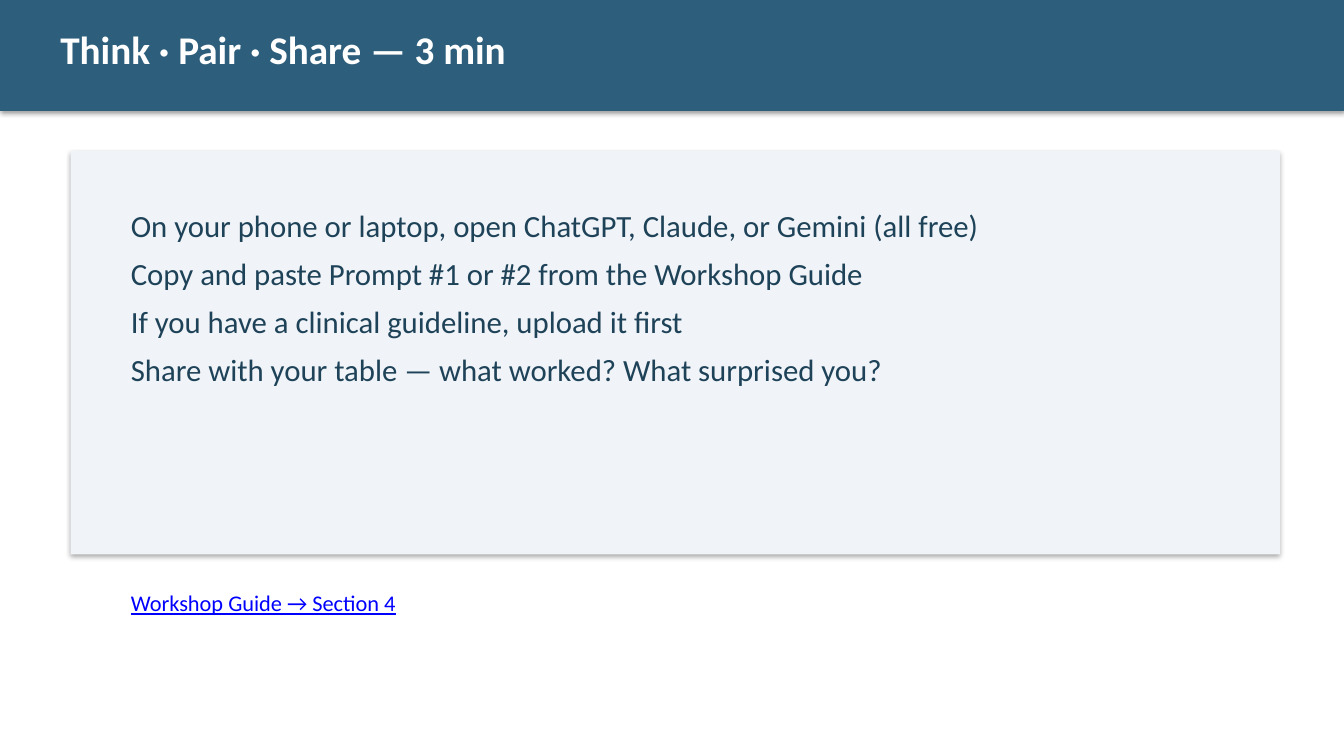
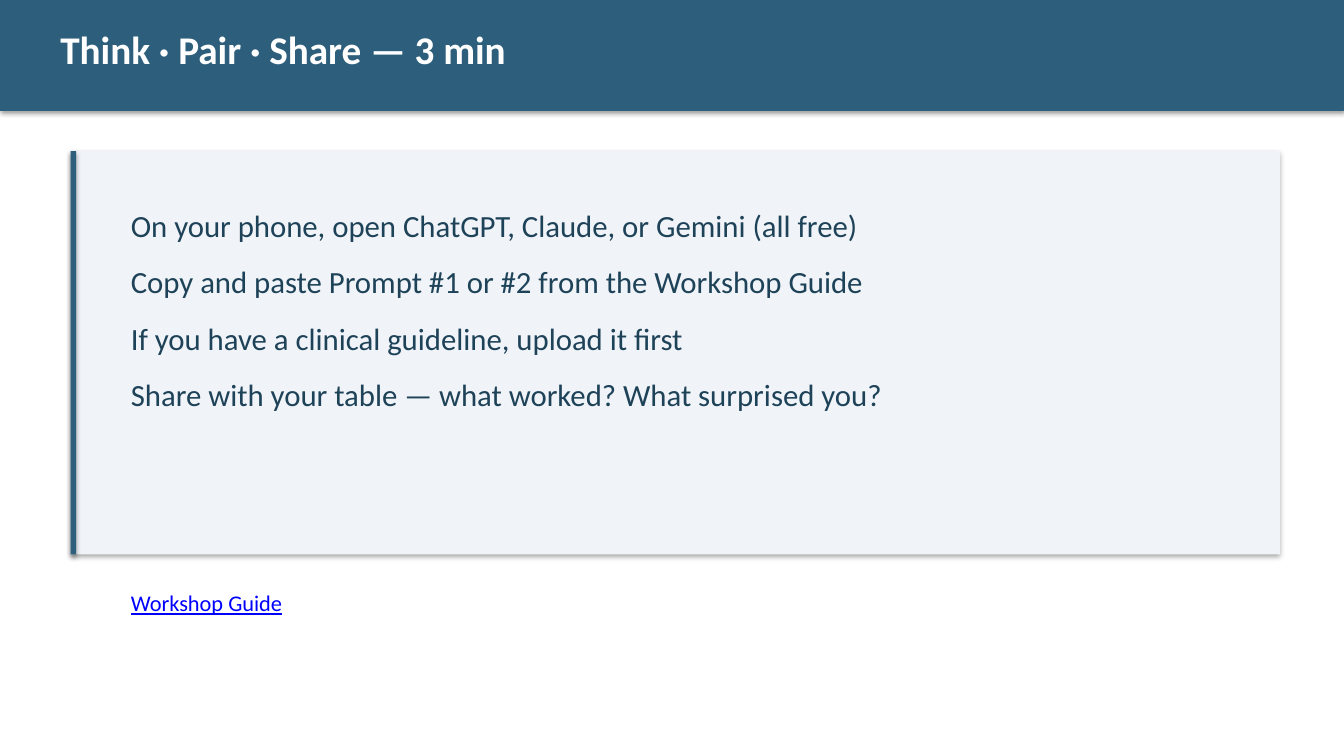
Before and after one commit to diana-brewer/digital-learning-unlocked, a slide deck: slide 16 of Digital Learning Unlocked - Slide Deck.pptx. Drawn at 1344x756 pixels with LibreOffice and Linux fonts; fonts in the diff are those of the drawing. Boxes give left, top, right and bottom in pixels: in the first picture for what was removed or moved away, otherwise in the second. Text is boxed around its words. In the diff, an @@ line names an element or a change of style, - is before the commit and + after.

Commit message:
Restyle slide deck with tables, callouts, and colored cards matching HTML design

```diff
--- a/Digital Learning Unlocked - Slide Deck.pptx
+++ b/Digital Learning Unlocked - Slide Deck.pptx
@@ rectangle added at (71,151,77,555), fill #2D5F7C @@
@@ text at (131,214,858,242): text changed @@
-On your phone or laptop, open ChatGPT, Claude, or Gemini (all free)
+On your phone, open ChatGPT, Claude, or Gemini (all free)
@@ text at (131,271,881,411): more space between paragraphs @@
@@ text at (131,595,282,615): text changed @@
-Workshop Guide → Section 4
+Workshop Guide
```
Also in this commit, not shown: 20 other slides changed.
